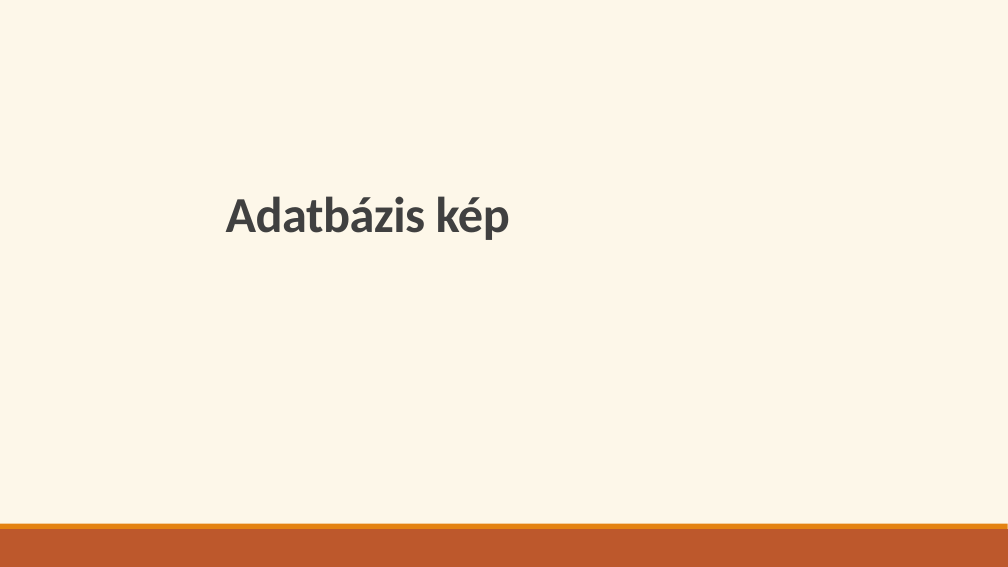
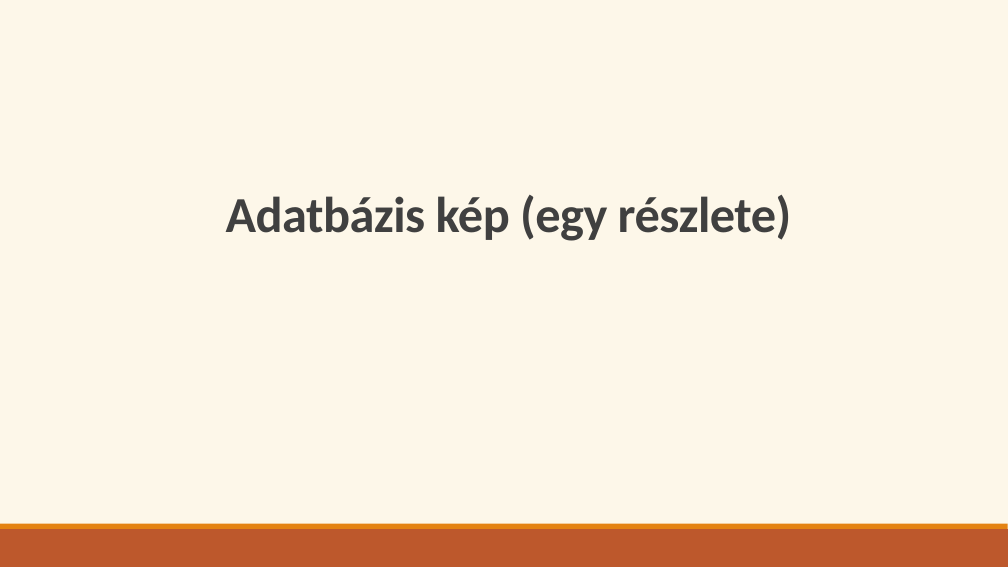
Before and after one commit to Ella50/13_S1_1_vizsgaremek, a slide deck: slide 14 of Dokumentációhoz/Prezentáció/eMenza_AtkariAriella_FarkasDominik.pptx. Drawn at 1008x567 pixels with LibreOffice and Linux fonts; fonts in the diff are those of the drawing. Boxes give left, top, right and bottom in pixels: in the first picture for what was removed or moved away, otherwise in the second. Text is boxed around its words. In the diff, an @@ line names an element or a change of style, - is before the commit and + after.

```diff
--- a/Dokumentációhoz/Prezentáció/eMenza_AtkariAriella_FarkasDominik.pptx
+++ b/Dokumentációhoz/Prezentáció/eMenza_AtkariAriella_FarkasDominik.pptx
@@ text at [226,195,792,241]: text changed @@
-Adatbázis kép
+Adatbázis kép (egy részlete)
```
Also in this commit, not shown: 2 other slides changed, 16 other files.
